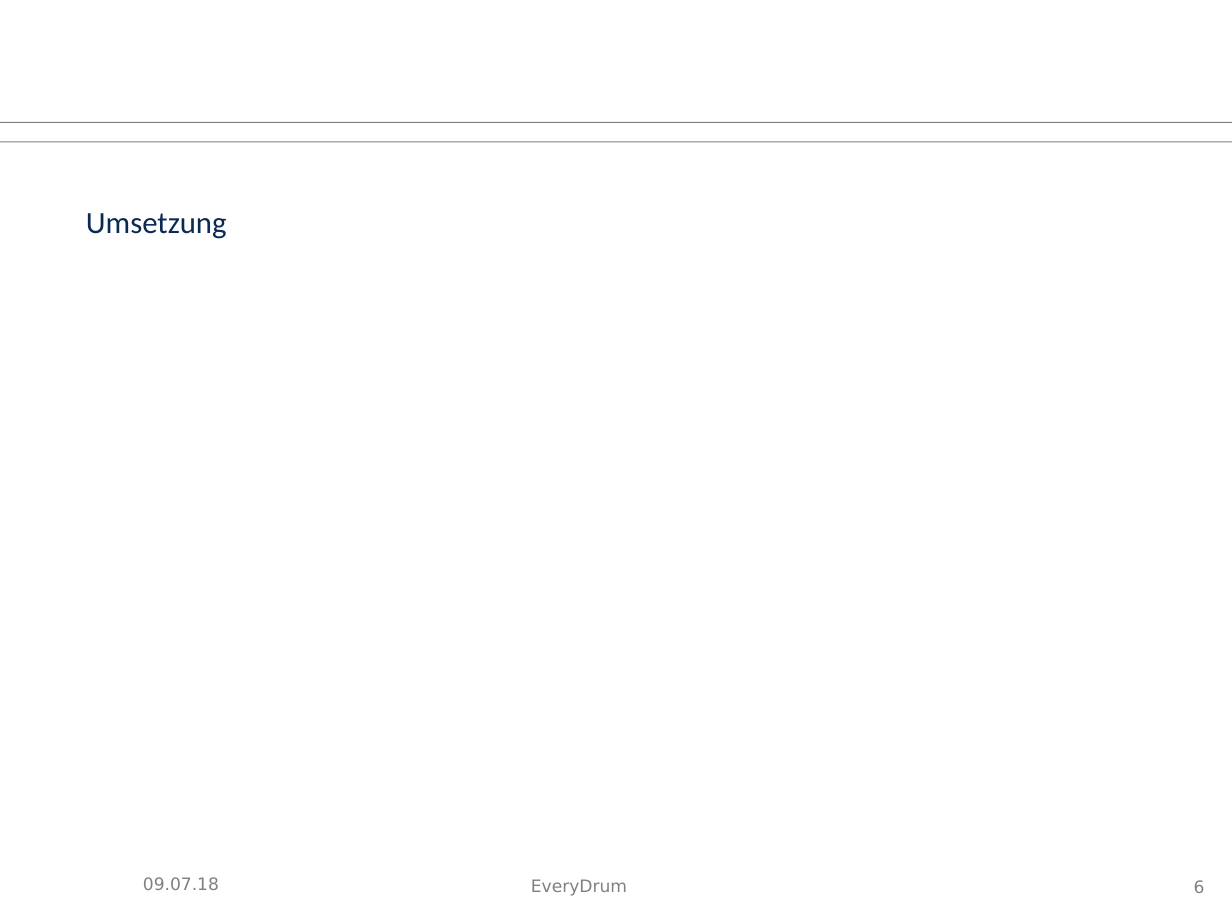
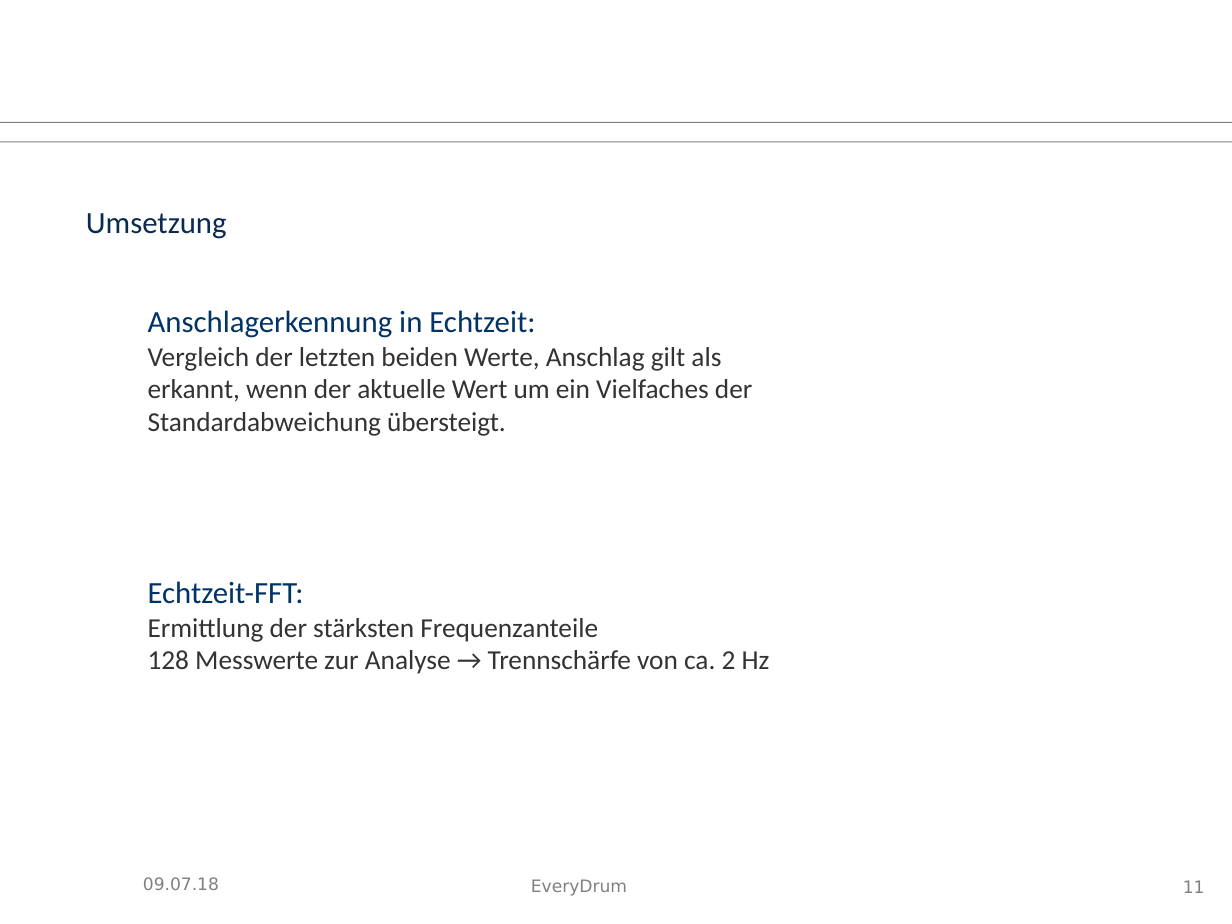
Before and after one commit to tziegler-tud/vr-anydrum, a slide deck: slide 11 of Documents/slides.odp (slide 6 before the commit). Drawn at 1232x924 pixels with LibreOffice and Linux fonts; fonts in the diff are those of the drawing; background and template pictures are left out. Boxes give left, top, right and bottom in pixels: in the first picture for what was removed or moved away, otherwise in the second. Text is boxed around its words. In the diff, an @@ line names an element or a change of style, - is before the commit and + after.

```diff
--- a/Documents/slides.odp
+++ b/Documents/slides.odp
@@ text added at (148, 310, 752, 436), 16 pt, text #333333 @@
+Anschlagerkennung in Echtzeit:
+Vergleich der letzten beiden Werte, Anschlag gilt als erkannt, wenn der aktuelle Wert um ein Vielfaches der Standardabweichung übersteigt.
@@ text added at (148, 581, 770, 674), 16 pt, text #333333 @@
+Echtzeit-FFT:
+Ermittlung der stärksten Frequenzanteile
+128 Messwerte zur Analyse → Trennschärfe von ca. 2 Hz
@@ page number at (1183, 880, 1205, 893): text changed @@
-6
+11
```
Also in this commit, not shown: 2 other slides changed, 9 slides added, 2 slides removed, 7 other files.
